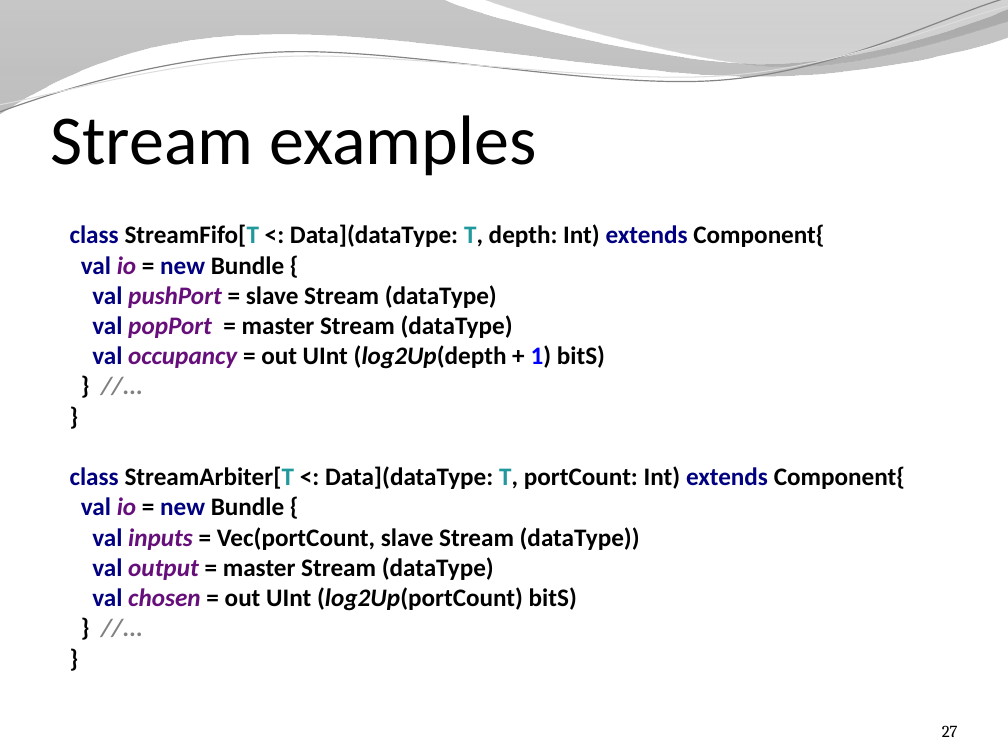
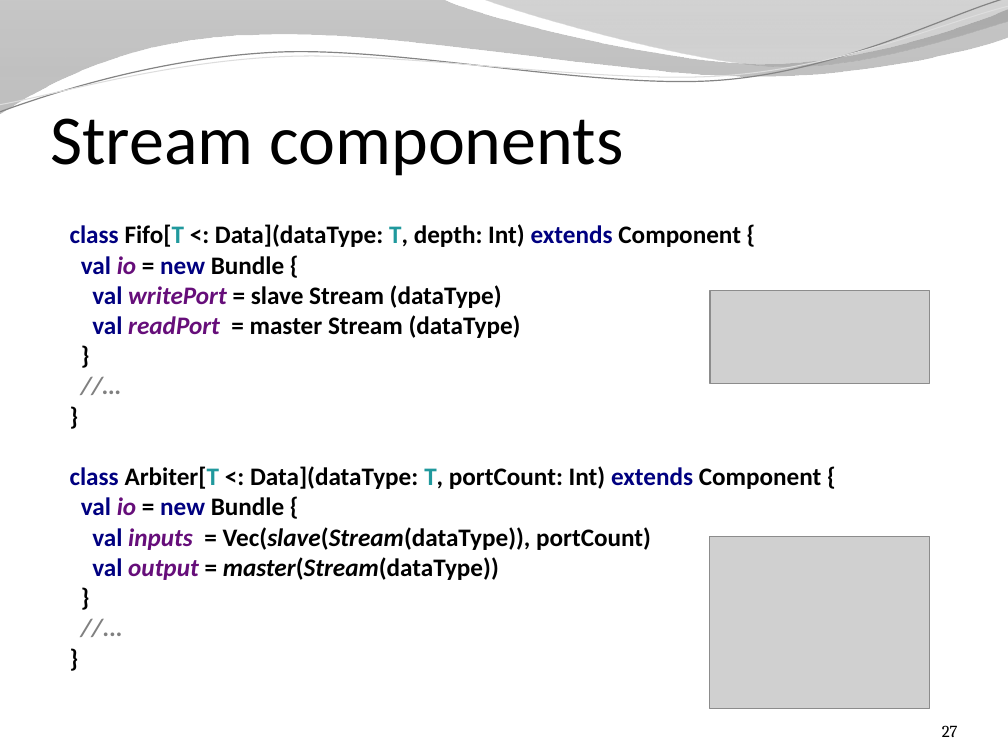
Before and after one commit to SpinalHDL/SpinalDoc, a slide deck: slide 27 of presentation/en/presentation.pptx. Drawn at 1008x756 pixels with LibreOffice and Linux fonts; fonts in the diff are those of the drawing; grey boxes stand for pictures; background and template pictures are left out. Boxes give left, top, right and bottom in pixels: in the first picture for what was removed or moved away, otherwise in the second. Text is boxed around its words. In the diff, an @@ line names an element or a change of style, - is before the commit and + after.

Commit message:
Presentation update

```diff
--- a/presentation/en/presentation.pptx
+++ b/presentation/en/presentation.pptx
@@ title at <box>50,118,623,176</box>: text changed @@
-Stream examples
+Stream components
@@ text at <box>70,224,822,580</box>: text changed @@
-class StreamFifo[T <: Data](dataType: T, depth: Int) extends Component{
-val io = new Bundle {
-val pushPort = slave Stream (dataType)
-val popPort = master Stream (dataType)
-val occupancy = out UInt (log2Up(depth + 1) bitS)
-} //...
-}
-class StreamArbiter[T <: Data](dataType: T, portCount: Int) extends Component{
-val io = new Bundle {
-val inputs = Vec(portCount, slave Stream (dataType))
-val output = master Stream (dataType)
-val chosen = out UInt (log2Up(portCount) bitS)
-} //...
-}
+class Fifo[T <: Data](dataType: T, depth: Int) extends Component {
+val io = new Bundle {
+val writePort = slave Stream (dataType)
+val readPort = master Stream (dataType)
+}
+//…
+}
+class Arbiter[T <: Data](dataType: T, portCount: Int) extends Component {
+val io = new Bundle {
+val inputs = Vec(slave(Stream(dataType)), portCount)
+val output = master(Stream(dataType))
+}
+//...
+}
@@ picture added at <box>710,290,929,383</box> @@
@@ picture added at <box>710,536,929,708</box> @@
```
Also in this commit, not shown: 1 other slide changed, 4 slides added, 1 other file.
